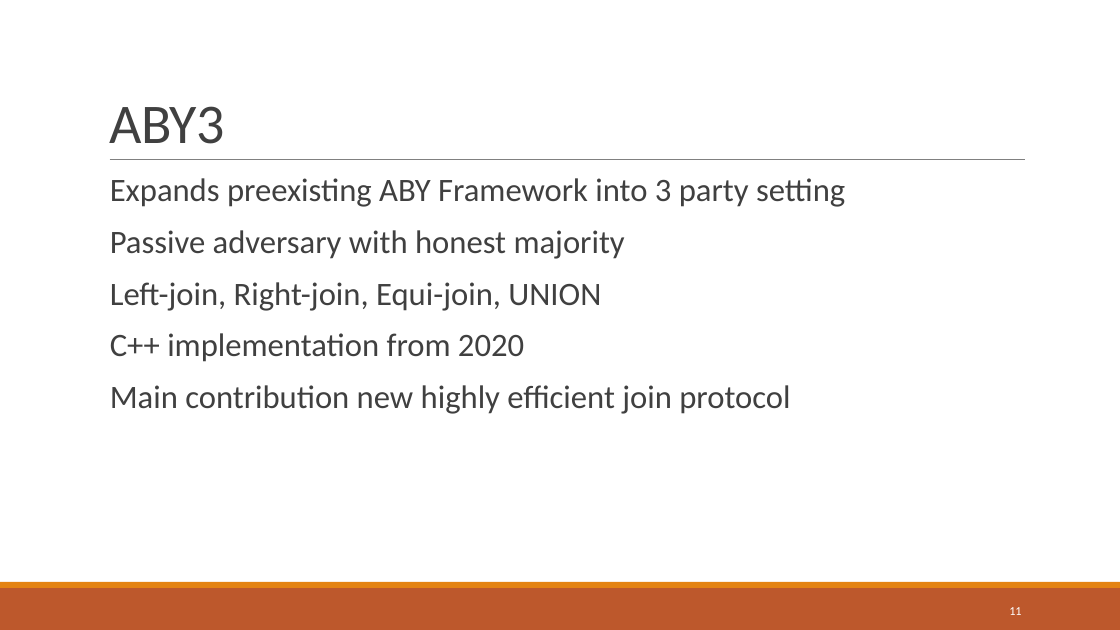
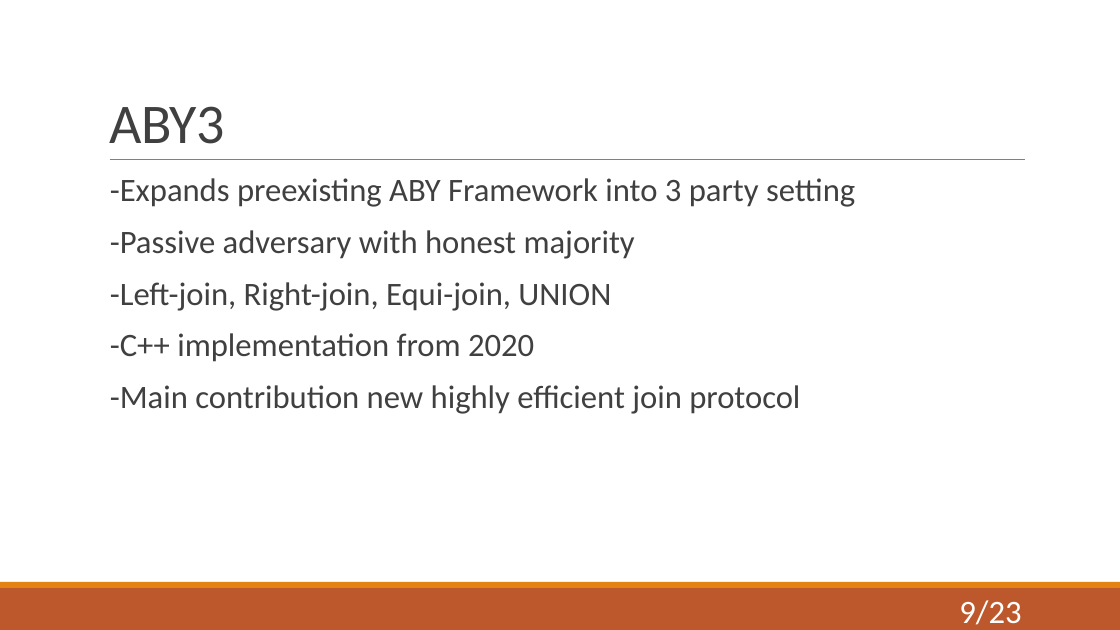
Before and after one commit to niklasUPB/thesis, a slide deck: slide 9 of thesis/Abschlussvortrag.pptx (slide 11 before the commit). Drawn at 1120x630 pixels with LibreOffice and Linux fonts; fonts in the diff are those of the drawing. Boxes give left, top, right and bottom in pixels: in the first picture for what was removed or moved away, otherwise in the second. Text is boxed around its words. In the diff, an @@ line names an element or a change of style, - is before the commit and + after.

```diff
--- a/thesis/Abschlussvortrag.pptx
+++ b/thesis/Abschlussvortrag.pptx
@@ text at [110, 178, 855, 414]: text changed @@
-  Expands preexisting ABY Framework into 3 party setting
-  Passive adversary with honest majority
-  Left-join, Right-join, Equi-join, UNION
-  C++ implementation from 2020
-  Main contribution new highly efficient join protocol
+  -Expands preexisting ABY Framework into 3 party setting
+  -Passive adversary with honest majority
+  -Left-join, Right-join, Equi-join, UNION
+  -C++ implementation from 2020
+  -Main contribution new highly efficient join protocol
@@ page number at [959, 600, 1021, 625]: text changed; size 10.5 to 28 pt @@
-11
+9/23
```
Also in this commit, not shown: 19 other slides changed, 2 slides added, 3 slides removed.
